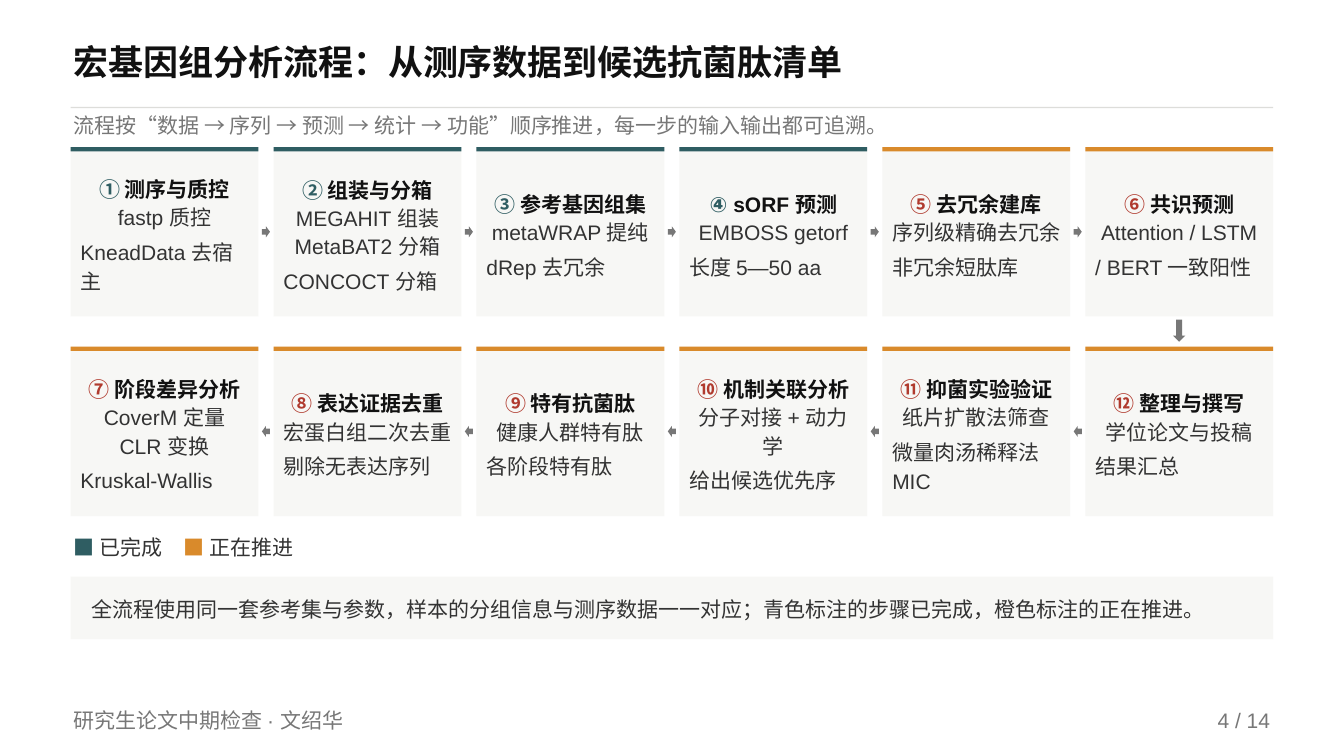
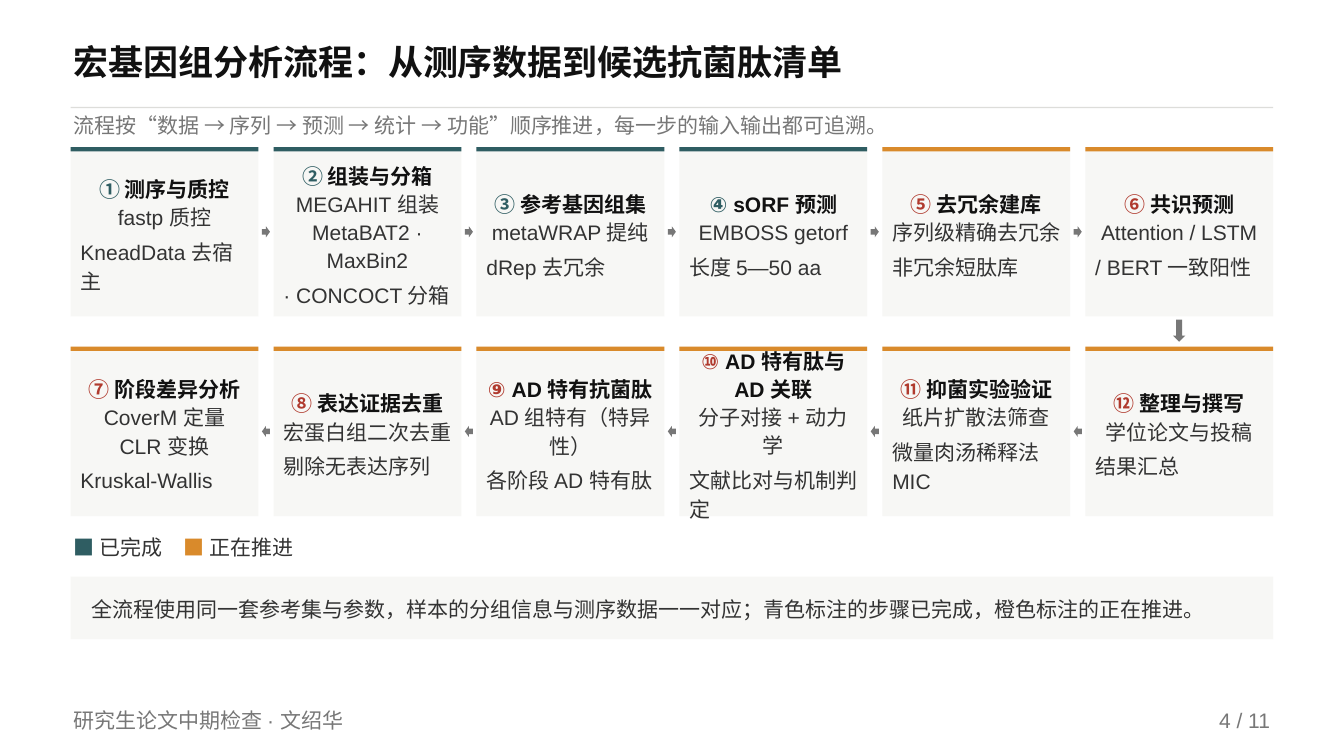
Before and after one commit to mqgg5630-cyber/zhongqi, a slide deck: slide 4 of 中间版2/中期答辩_H_nature风.pptx. Drawn at 1344x756 pixels with LibreOffice and Linux fonts; fonts in the diff are those of the drawing. Boxes give left, top, right and bottom in pixels: in the first picture for what was removed or moved away, otherwise in the second. Text is boxed around its words. In the diff, an @@ line names an element or a change of style, - is before the commit and + after.

Commit message:
PPT/docx 按老师意见整改：AD 特异性特有肽、删减三页、补检查小组
- 研究对象统一为“AD 特异性特有抗菌肽”（AD 组特有）：流程页第 ⑨/⑩ 步、
  去重页、机制页、A/B—G 各版 PPT 与 4 份 docx、（60 条文献的）机制说明一致
- 关联分析落点改为“AD 特有肽与 AD 的关联”，全仓不再出现“给出候选优先序”
- 中间版 2（最终答辩 PPT）删掉“与开题计划相比”“八个问题逐一作答”“文献支撑一览”
  三页，机制页只留七环逻辑链与 AChE–Aβ 动力学，共 11 页，谢谢页仍在最后
- 流程页写明 MetaBAT2 · MaxBin2 · CONCOCT 三个分箱算法 + metaWRAP 提纯
- 检查小组成员填入 4 份 docx 与单页签字页：组长 李向阳，组员 江婷婷、孙杰、高洪伟
- 新增文献 [59] iScience 2026、[60] Front Aging Neurosci 2024 支撑“AD 组特异”，
  并把“无 AD 特有抗菌肽直接报道”写成边界
- check_all / check_ppt / check_layout / check_consistency / check_ps1 全通过（0 soft warning）

```diff
--- a/中间版2/中期答辩_H_nature风.pptx
+++ b/中间版2/中期答辩_H_nature风.pptx
@@ text in rectangle at (296, 194, 450, 305): text changed @@
-MEGAHIT 组装
-MetaBAT2 分箱
-CONCOCT 分箱
+MEGAHIT 组装
+MetaBAT2 · MaxBin2
+· CONCOCT 分箱
@@ text in rectangle at (689, 348, 857, 519): text changed @@
-⑩ 机制关联分析
-分子对接 + 动力学
-给出候选优先序
+⑩ AD 特有肽与 AD 关联
+分子对接 + 动力学
+文献比对与机制判定
@@ text in rectangle at (486, 379, 653, 490): text changed @@
-⑨ 特有抗菌肽
-健康人群特有肽
-各阶段特有肽
+⑨ AD 特有抗菌肽
+AD 组特有（特异性）
+各阶段 AD 特有肽
@@ text at (1219, 713, 1270, 728): text changed @@
-4 / 14
+4 / 11
```
Also in this commit, not shown: 10 other slides changed, 3 slides removed, 46 other files.
